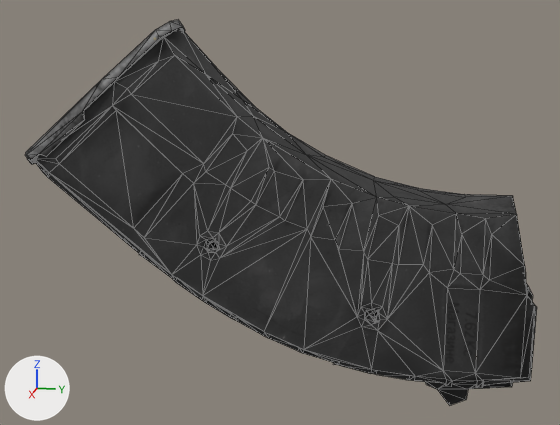
The FBX model HFO/Contents/mods/HayesFirearmsExtension/media/models_X/weapons/parts/MagSVDExtSm.fbx: old version first, new version second.
Camera for both pictures: a 50 mm lens placed at (0.001979, -0.000043, 0.002116), pointed at (-0.000066, -0.000452, 0.001605). Lighting does not change. The marker at lower left points along +X, +Y and +Z. Mesh edges are drawn as thin lines. Where no turn or scale is listed for an object, it has been applied to the vertices. Vertices at the same position are counted once.

Names of what the first picture shows: 'MagSVDExtSm'.
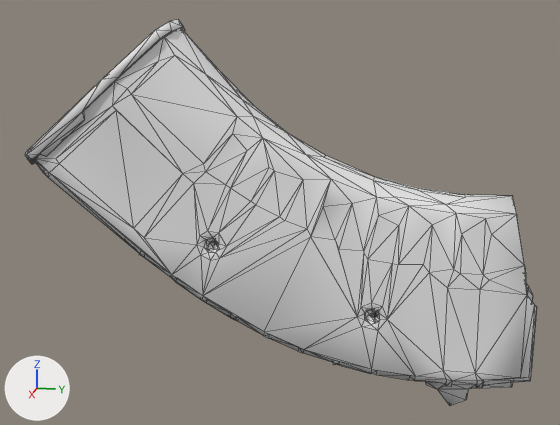
What changed in the scene script:
```text
Change me_magsvdextsm:
    used by ob_magsvdextsm; location = (0.0, 0.0, 0.0)
    remove me_magsvdextsm.from_pydata(...)  # 764 vertices, 1477 faces; spans x -0.00017..0.000043, y -0.001169..0.000237, z 0.001092..0.002123
    add me_magsvdextsm.from_pydata(...)  # 759 vertices, 1476 faces; spans x -0.00017..0.000043, y -0.001169..0.000237, z 0.001092..0.002123
    me_magsvdextsm part 1
    5 vertices are removed from x -0.000164..0.000037, y -0.001168..-0.001048, z 0.001748..0.001799
    180 faces are deleted
    179 new faces join them
    me_magsvdextsm part 2: 1297 faces spanning x -0.00017..0.000043, y -0.001169..0.000237, z 0.001092..0.002123 switch from mat_magsvdextsm (picture img_magsvdextsm_png) to no material
```

Location of each change, (x1, y1, x2, y2) in pixels of the pictures (560 x 425 px; the box of a moved part takes in the faces that stretch with it):
part 1 of me_magsvdextsm, moved or reshaped
    both: (32, 95, 525, 384)
part 2 of me_magsvdextsm, recoloured (black to grey)
    both: (25, 20, 537, 406)
